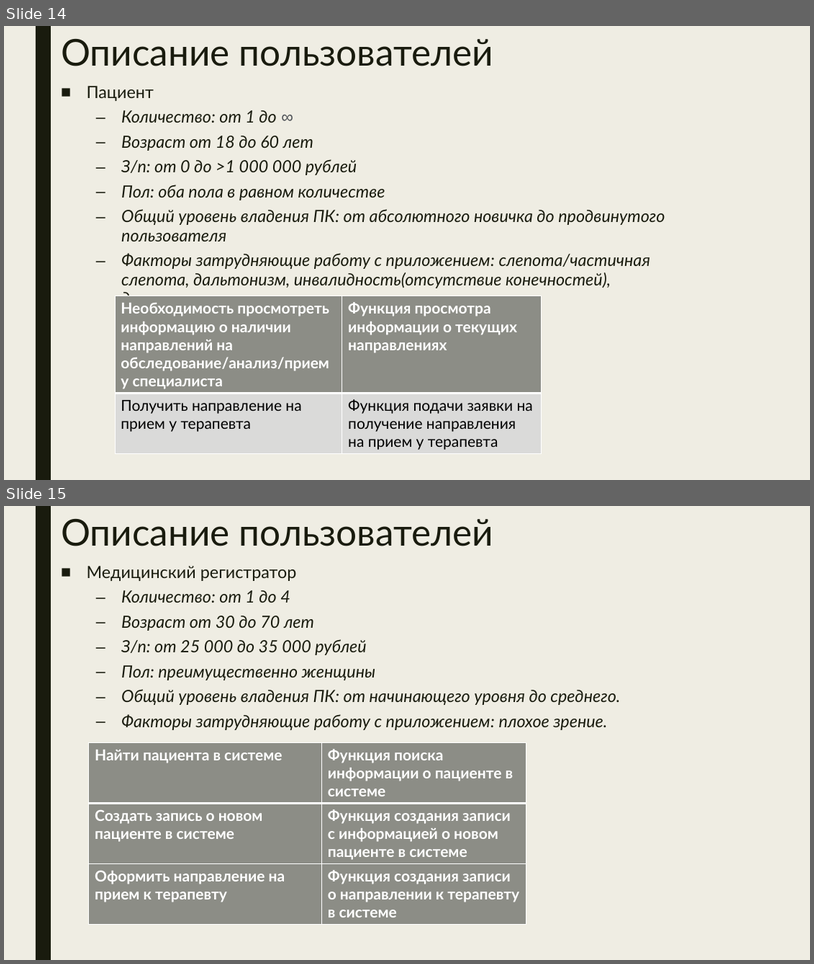
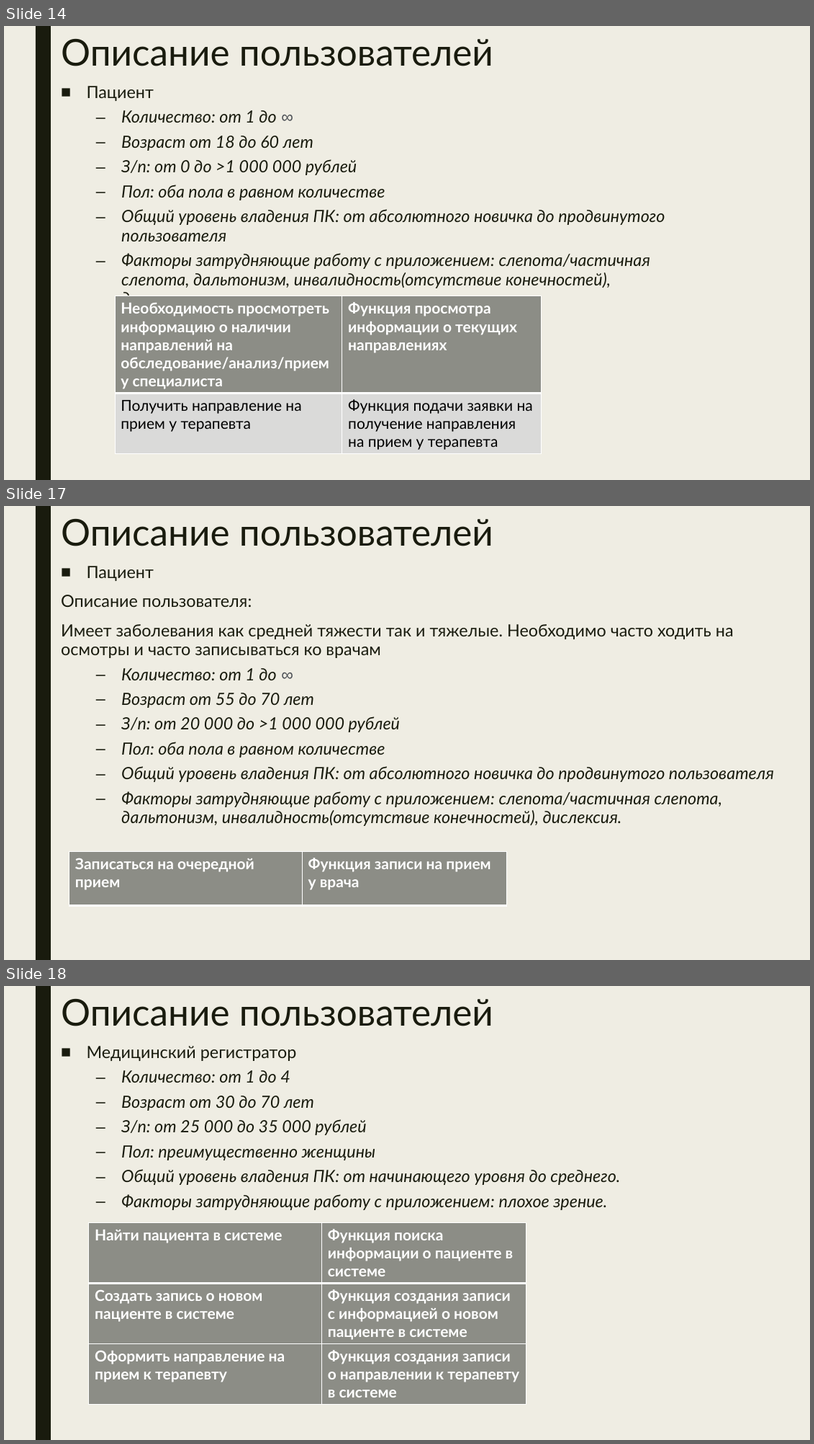
Before and after one commit to javavlsu/course-work-team-04-krylov, a slide deck: docs/Крылов Егор ИСТ-220 Проект Этап 1.pptx. Shown one above the other, each under a label of ours: slides 14 and 15 before the commit, slides 14, 17 and 18 after it; the slides between them are not shown. The pictures are 814x964 and 814x1444 pixels, drawn with LibreOffice and Linux fonts; fonts in the diff are those of the drawing. Boxes give left, top, right and bottom in pixels: in the first picture for what was removed or moved away, otherwise in the second. Text is boxed around its words. In the diff, an @@ line names an element or a change of style, - is before the commit and + after.

```diff
--- a/docs/Крылов Егор ИСТ-220 Проект Этап 1.pptx
+++ b/docs/Крылов Егор ИСТ-220 Проект Этап 1.pptx
@@ slide 17 added at [4,506,810,960], background #EFEDE3; not listed: 1 template element that a slide beside it also shows @@
@@ title added at [61,519,494,546], 44 pt, text #191B0E @@
+Описание пользователей
@@ text added at [61,566,774,826], 20 pt, text #191B0E, italic @@
+■ Пациент
+Описание пользователя:
+Имеет заболевания как средней тяжести так и тяжелые. Необходимо часто ходить на осмотры и часто записываться ко врачам
+  – Количество: от 1 до ∞
+  – Возраст от 55 до 70 лет
+  – З/п: от 20 000 до >1 000 000 рублей
+  – Пол: оба пола в равном количестве
+  – Общий уровень владения ПК: от абсолютного новичка до продвинутого пользователя
+  – Факторы затрудняющие работу с приложением: слепота/частичная слепота, дальтонизм, инвалидность(отсутствие конечностей), дислексия.
@@ table added at [70,851,507,906], 1 rows, 2 columns @@
+Записаться на очередной прием | Функция записи на прием у врача
@@ what was slide 15 is now slide 18 @@
```
Also in this commit, not shown: 2 slides changed, 4 other slides added.
